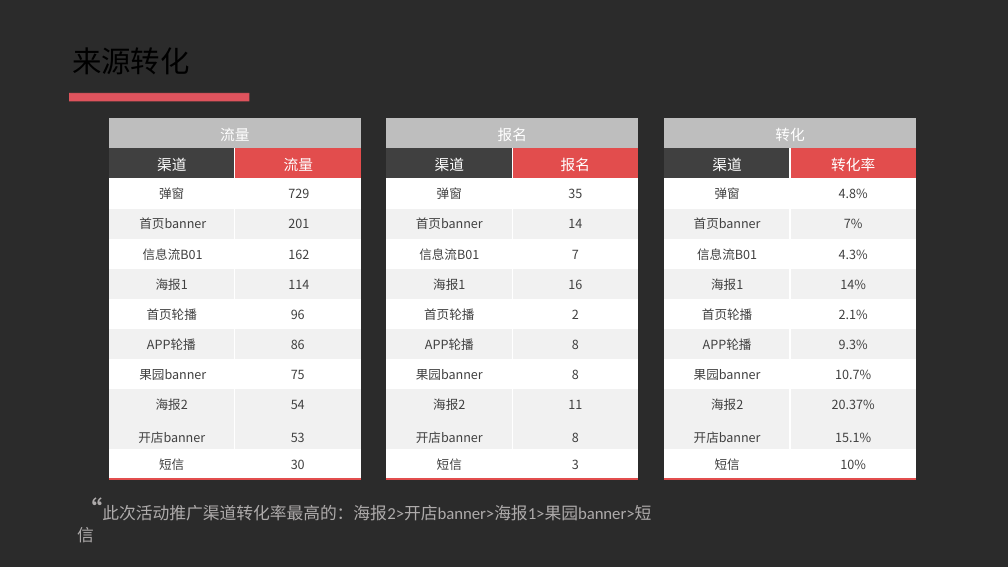
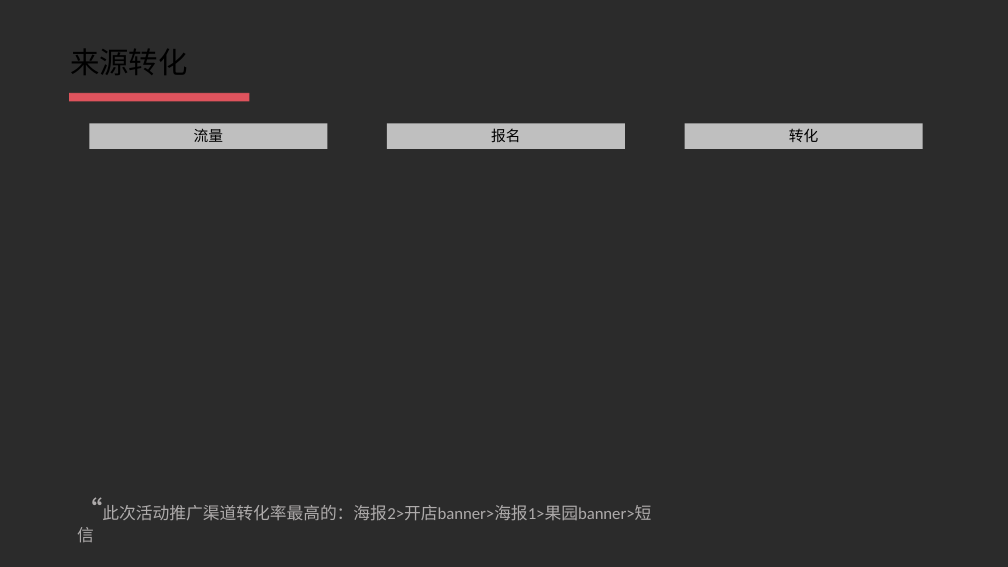
Before and after one commit to LakenLi/Python001-class01, a slide deck: slide 14 of week10/caicai_demo.pptx. Drawn at 1008x567 pixels with LibreOffice and Linux fonts; fonts in the diff are those of the drawing; background and template pictures are left out; a plain dark background stands for a picture behind light text. Boxes give left, top, right and bottom in pixels: in the first picture for what was removed or moved away, otherwise in the second. Text is boxed around its words. In the diff, an @@ line names an element or a change of style, - is before the commit and + after.

```diff
--- a/week10/caicai_demo.pptx
+++ b/week10/caicai_demo.pptx
@@ table removed at (x1=109, y1=119, x2=361, y2=480), 11 rows, 2 columns @@
-流量 | 
-渠道 | 流量
-弹窗 | 729
-首页banner | 201
-信息流B01 | 162
-海报1 | 114
-首页轮播 | 96
-APP轮播 | 86
-果园banner | 75
-海报2 / 开店banner | 54 / 53
-短信 | 30
@@ table removed at (x1=386, y1=119, x2=639, y2=480), 11 rows, 2 columns @@
-报名 | 
-渠道 | 报名
-弹窗 | 35
-首页banner | 14
-信息流B01 | 7
-海报1 | 16
-首页轮播 | 2
-APP轮播 | 8
-果园banner | 8
-海报2 / 开店banner | 11 / 8
-短信 | 3
@@ table removed at (x1=665, y1=119, x2=917, y2=480), 11 rows, 2 columns @@
-转化 | 
-渠道 | 转化率
-弹窗 | 4.8%
-首页banner | 7%
-信息流B01 | 4.3%
-海报1 | 14%
-首页轮播 | 2.1%
-APP轮播 | 9.3%
-果园banner | 10.7%
-海报2 / 开店banner | 20.37% / 15.1%
-短信 | 10%
@@ rectangle added at (x1=89, y1=123, x2=327, y2=149), fill #BFBFBF, 14 pt, text #000000 @@
+流量
@@ rectangle added at (x1=387, y1=123, x2=625, y2=149), fill #BFBFBF, 14 pt, text #000000 @@
+报名
@@ rectangle added at (x1=684, y1=123, x2=923, y2=149), fill #BFBFBF, 14 pt, text #000000 @@
+转化
```
Also in this commit, not shown: 4 other slides changed, 1 other file.
